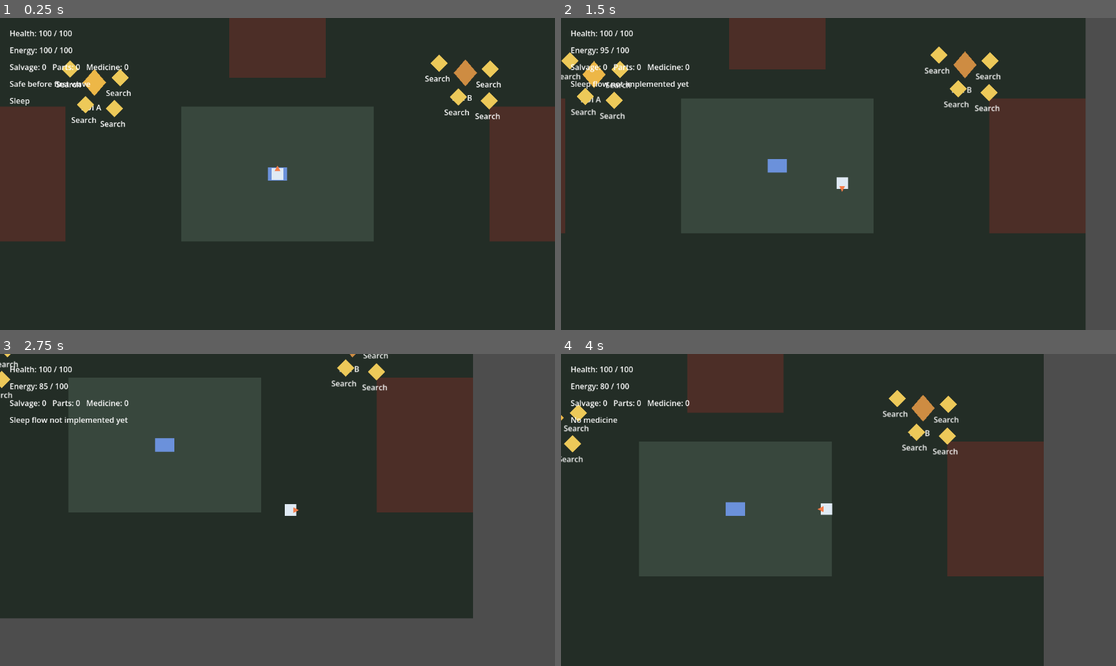
Above: before the commit, frames 1-4 (two rows, left to right).
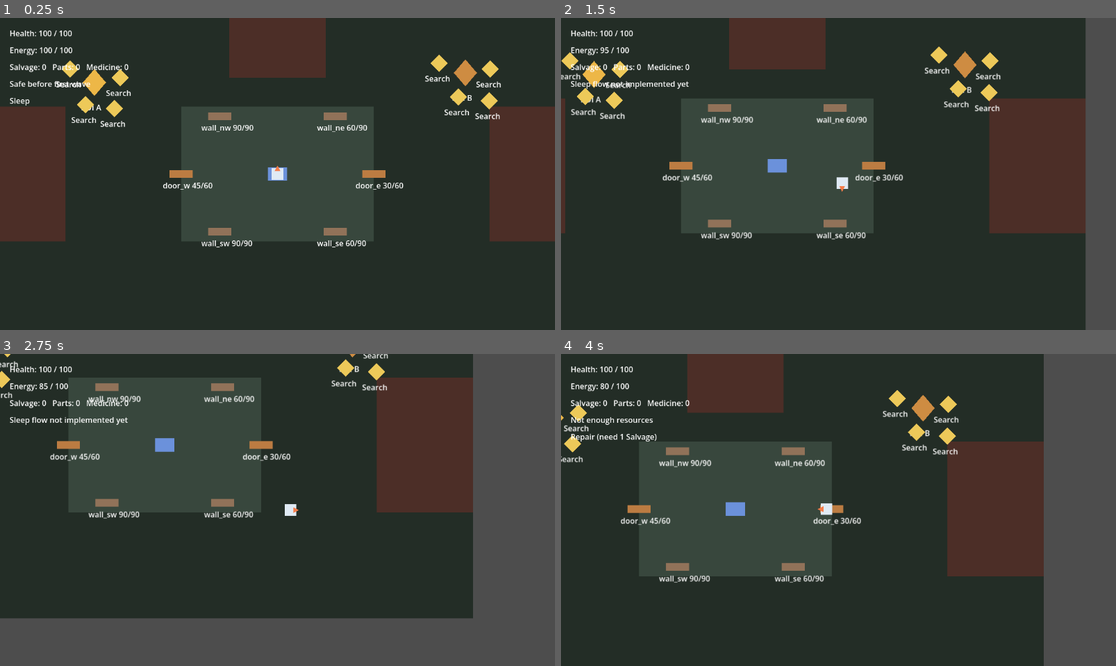
Above: after the commit, the same moments.

Repository: fb-retired-eng/home-survival
Game: Godot game, scene res://scenes/main/Game.tscn
Same seed, same stepped clock (60 frames per second), same inputs: the game is played once before the commit and once after it.
Inputs:
- Up to frame 1 (0.25 s): no input
- Up to frame 2 (1.5 s): tap Enter at 0.5 s; hold D (move_right) 0.53-1.28 s; tap J (attack) at 0.6 s; tap E (interact) at 0.8, 1.35 s; hold S (move_down) from 1.28 s (still down)
- Up to frame 3 (2.75 s): tap J (attack) at 1.55, 2.1 s; release S (move_down) at 2.03 s; hold D (move_right) from 2.03 s (still down); tap E (interact) at 2.3 s
- Up to frame 4 (4 s): release D (move_right) at 2.78 s; hold W (move_up) 2.78-3.53 s; tap E (interact) at 2.85, 3.8 s; tap J (attack) at 3.05 s; hold A (move_left) from 3.53 s (still down); tap F (use_medicine) at 3.6 s

The runs differ from the first frame. In frame 1, 1.2% of the frame differs, in the area x 29-73%, y 30-74%; in frame 2, 1.3%; in frame 3, 1.4%; in frame 4, 1.6%, in the area x 1-55%, y 20-74%.

Commit message:
Implement defense socket interactions

Diff:
--- a/scenes/main/Game.tscn
+++ b/scenes/main/Game.tscn
@@ -1,8 +1,9 @@
-[gd_scene load_steps=12 format=3]
+[gd_scene load_steps=13 format=3]
 
 [ext_resource type="PackedScene" path="res://scenes/player/Player.tscn" id="1_player_scene"]
 [ext_resource type="PackedScene" path="res://scenes/ui/HUD.tscn" id="2_hud_scene"]
 [ext_resource type="PackedScene" path="res://scenes/world/SleepPoint.tscn" id="3_sleep_scene"]
+[ext_resource type="PackedScene" path="res://scenes/world/DefenseSocket.tscn" id="11_socket_scene"]
 [ext_resource type="PackedScene" path="res://scenes/world/ScavengeNode.tscn" id="6_scavenge_scene"]
 [ext_resource type="Resource" path="res://data/pois/poi_a_bonus.tres" id="7_poi_a_bonus"]
 [ext_resource type="Resource" path="res://data/pois/poi_b_bonus.tres" id="10_poi_b_bonus"]
@@ -174,6 +175,46 @@
 [node name="SleepPoint" parent="World" instance=ExtResource("3_sleep_scene")]
 position = Vector2(640, 360)
 
+[node name="DefenseSockets" type="Node2D" parent="World"]
+
+[node name="WallNW" parent="World/DefenseSockets" instance=ExtResource("11_socket_scene")]
+position = Vector2(520, 240)
+socket_id = &"wall_nw"
+current_hp = 90
+max_hp = 90
+
+[node name="WallNE" parent="World/DefenseSockets" instance=ExtResource("11_socket_scene")]
+position = Vector2(760, 240)
+socket_id = &"wall_ne"
+current_hp = 60
+max_hp = 90
+
+[node name="WallSW" parent="World/DefenseSockets" instance=ExtResource("11_socket_scene")]
+position = Vector2(520, 480)
+socket_id = &"wall_sw"
+current_hp = 90
+max_hp = 90
+
+[node name="WallSE" parent="World/DefenseSockets" instance=ExtResource("11_socket_scene")]
+position = Vector2(760, 480)
+socket_id = &"wall_se"
+current_hp = 60
+max_hp = 90
+
+[node name="DoorW" parent="World/DefenseSockets" instance=ExtResource("11_socket_scene")]
+position = Vector2(440, 360)
+socket_id = &"door_w"
+socket_type = "door"
+current_hp = 45
+max_hp = 60
+
+[node name="DoorE" parent="World/DefenseSockets" instance=ExtResource("11_socket_scene")]
+position = Vector2(840, 360)
+socket_id = &"door_e"
+socket_type = "door"
+current_hp = 30
+max_hp = 60
+
 [node name="Player" parent="." instance=ExtResource("1_player_scene")]
 
 [node name="HUD" parent="." instance=ExtResource("2_hud_scene")]
--- a/scenes/world/DefenseSocket.tscn
+++ b/scenes/world/DefenseSocket.tscn
@@ -14,3 +14,10 @@
 
 [node name="CollisionShape2D" type="CollisionShape2D" parent="."]
 shape = SubResource("1_socket_shape")
+
+[node name="Label" type="Label" parent="."]
+offset_left = -38.0
+offset_top = 12.0
+offset_right = 46.0
+offset_bottom = 32.0
+text = "socket"
--- a/scripts/player/player.gd
+++ b/scripts/player/player.gd
@@ -116,6 +116,35 @@
 	return true
 
 
+func has_resources(costs: Dictionary) -> bool:
+	for resource_id in costs.keys():
+		var amount := int(costs[resource_id])
+		if amount <= 0:
+			continue
+
+		if not RESOURCE_IDS.has(String(resource_id)):
+			return false
+
+		if int(resources.get(String(resource_id), 0)) < amount:
+			return false
+
+	return true
+
+
+func spend_resources(costs: Dictionary) -> bool:
+	if not has_resources(costs):
+		return false
+
+	for resource_id in costs.keys():
+		var amount := int(costs[resource_id])
+		if amount <= 0:
+			continue
+		spend_resource(String(resource_id), amount)
+
+	_update_interaction_prompt()
+	return true
+
+
 func can_spend_energy(amount: int) -> bool:
 	return current_energy >= amount
 
--- a/scripts/world/defense_socket.gd
+++ b/scripts/world/defense_socket.gd
@@ -6,3 +6,140 @@
 @export_enum("damaged", "reinforced") var tier: String = "damaged"
 @export var current_hp: int = 90
 @export var max_hp: int = 90
+
+@onready var visual: Polygon2D = $Visual
+@onready var label: Label = $Label
+
+
+func _ready() -> void:
+	max_hp = _get_max_hp_for_tier(tier)
+	current_hp = clamp(current_hp, 0, max_hp)
+	_refresh_visuals()
+
+
+func get_interaction_label(player) -> String:
+	var action := _get_available_action()
+	match action:
+		"repair":
+			var cost := _get_repair_cost()
+			if player != null and not player.has_resources(cost):
+				return "Repair (need %s)" % _format_cost(cost)
+			return "Repair (%s)" % _format_cost(cost)
+		"strengthen":
+			var strengthen_cost := _get_strengthen_cost()
+			if player != null and not player.has_resources(strengthen_cost):
+				return "Strengthen (need %s)" % _format_cost(strengthen_cost)
+			return "Strengthen (%s)" % _format_cost(strengthen_cost)
+		_:
+			return ""
+
+
+func can_interact(_player) -> bool:
+	return _get_available_action() != ""
+
+
+func interact(player) -> void:
+	var action := _get_available_action()
+	if action.is_empty():
+		return
+
+	if action == "repair":
+		var repair_cost := _get_repair_cost()
+		if not player.spend_resources(repair_cost):
+			player.message_requested.emit("Not enough resources")
+			return
+		current_hp = _get_max_hp_for_tier(tier)
+		player.message_requested.emit("Base repaired")
+	elif action == "strengthen":
+		var strengthen_cost := _get_strengthen_cost()
+		if not player.spend_resources(strengthen_cost):
+			player.message_requested.emit("Not enough resources")
+			return
+		tier = "reinforced"
+		max_hp = _get_max_hp_for_tier(tier)
+		current_hp = max_hp
+		player.message_requested.emit("Base strengthened")
+
+	_refresh_visuals()
+
+
+func take_damage(amount: int, _source: Variant = null) -> void:
+	if amount <= 0:
+		return
+
+	current_hp = max(current_hp - amount, 0)
+	_refresh_visuals()
+
+
+func _get_available_action() -> String:
+	if tier == "damaged":
+		if current_hp < _get_max_hp_for_tier("damaged"):
+			return "repair"
+		return "strengthen"
+
+	if tier == "reinforced" and current_hp < _get_max_hp_for_tier("reinforced"):
+		return "repair"
+
+	return ""
+
+
+func _get_max_hp_for_tier(target_tier: String) -> int:
+	if socket_type == "door":
+		if target_tier == "reinforced":
+			return 130
+		return 60
+
+	if target_tier == "reinforced":
+		return 180
+	return 90
+
+
+func _get_repair_cost() -> Dictionary:
+	if tier == "reinforced":
+		if socket_type == "door":
+			return {"salvage": 2}
+		return {"salvage": 3}
+
+	if socket_type == "door":
+		return {"salvage": 1}
+	return {"salvage": 2}
+
+
+func _get_strengthen_cost() -> Dictionary:
+	if socket_type == "door":
+		return {
+			"salvage": 4,
+			"parts": 1,
+		}
+
+	return {
+		"salvage": 6,
+		"parts": 2,
+	}
+
+
+func _format_cost(cost: Dictionary) -> String:
+	var parts: Array[String] = []
+	for resource_id in ["salvage", "parts", "medicine"]:
+		var amount := int(cost.get(resource_id, 0))
+		if amount <= 0:
+			continue
+		parts.append("%d %s" % [amount, resource_id.capitalize()])
+	return ", ".join(parts)
+
+
+func _refresh_visuals() -> void:
+	var target_max_hp := _get_max_hp_for_tier(tier)
+	max_hp = target_max_hp
+	current_hp = clamp(current_hp, 0, max_hp)
+
+	if current_hp <= 0:
+		visual.color = Color(0.24, 0.18, 0.18, 1.0)
+	elif tier == "reinforced":
+		visual.color = Color(0.48, 0.68, 0.72, 1.0)
+	elif socket_type == "door":
+		visual.color = Color(0.74, 0.49, 0.26, 1.0)
+	else:
+		visual.color = Color(0.57, 0.45, 0.35, 1.0)
+
+	label.text = "%s %d/%d" % [socket_id, current_hp, max_hp]
Not shown, changed: PROJECT_EXECUTION_LOG.md
